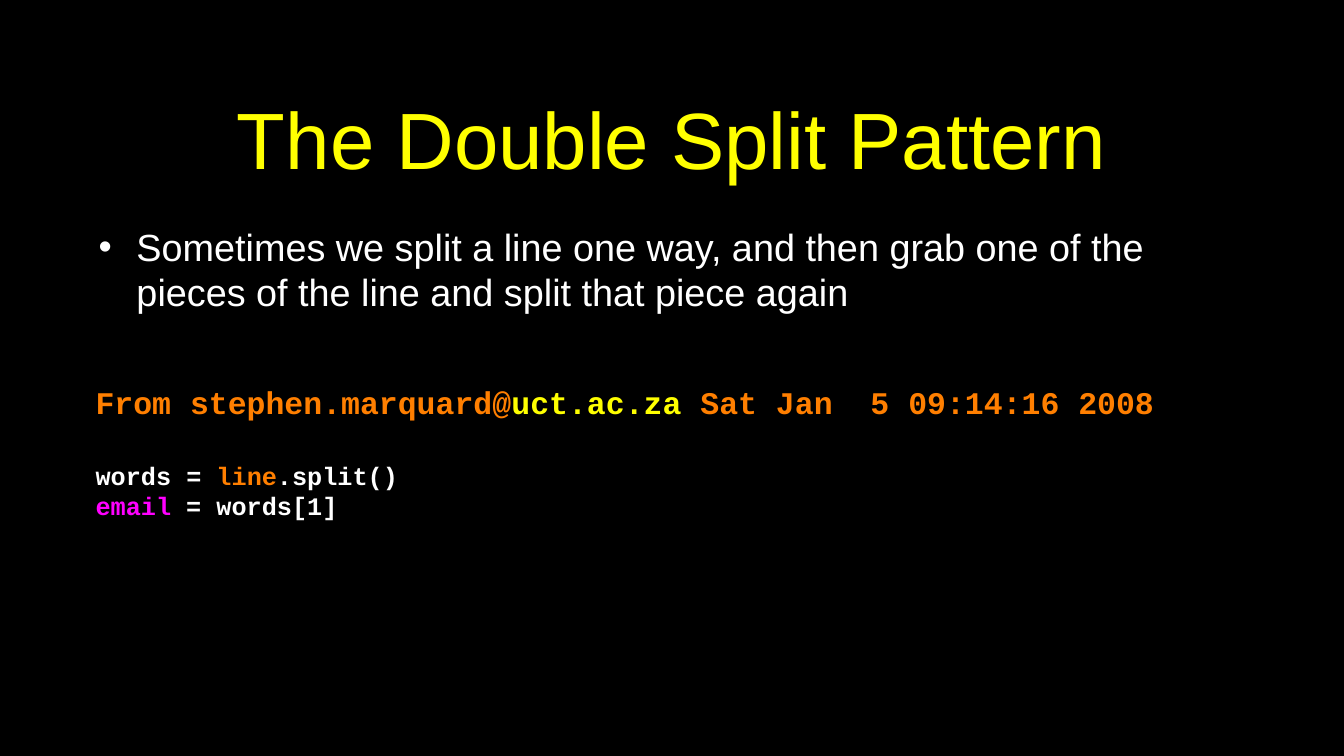
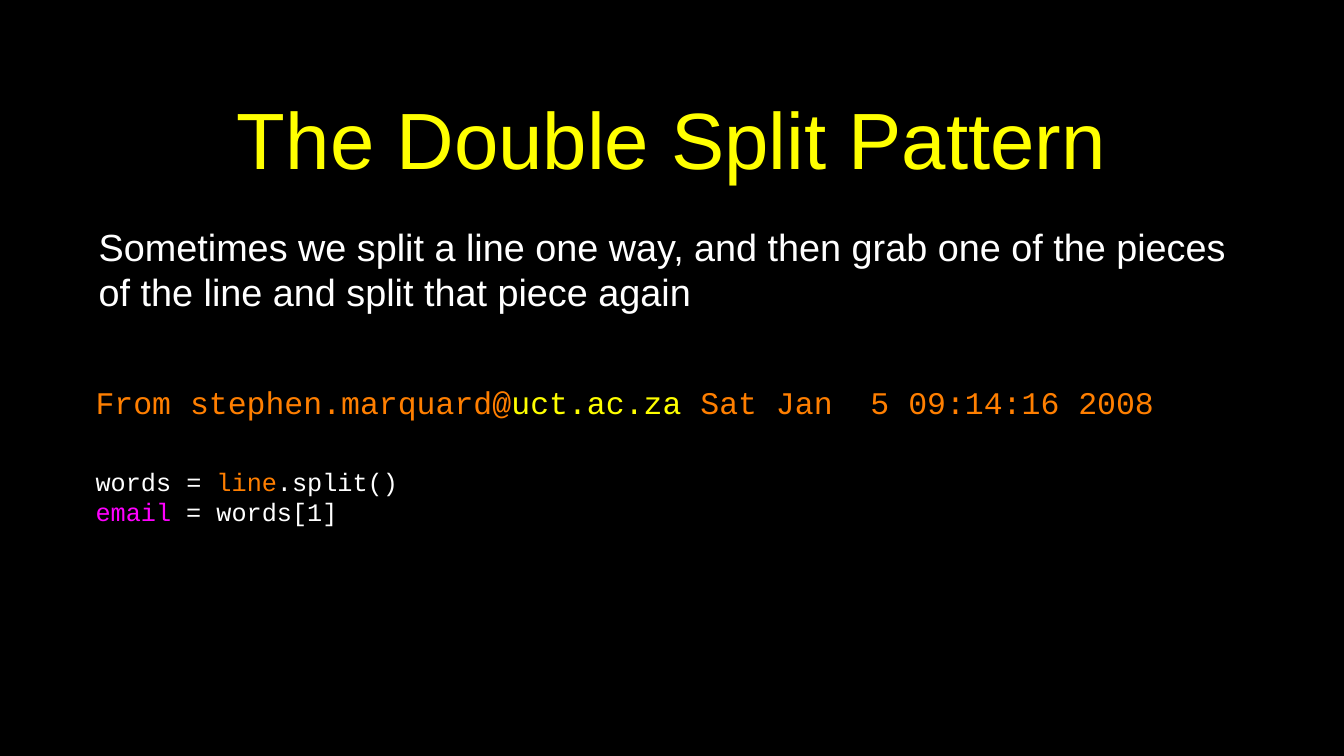
Before and after one commit to csev/py4e, a slide deck: slide 24 of lectures3/Pythonlearn-08-Lists.pptx. Drawn at 1344x756 pixels with LibreOffice and Linux fonts; fonts in the diff are those of the drawing. Boxes give left, top, right and bottom in pixels: in the first picture for what was removed or moved away, otherwise in the second. Text is boxed around its words. In the diff, an @@ line names an element or a change of style, - is before the commit and + after.

```diff
--- a/lectures3/Pythonlearn-08-Lists.pptx
+++ b/lectures3/Pythonlearn-08-Lists.pptx
@@ text "Sometimes we split a line ..." at <box>99,233,1225,313</box>: bullet • to none @@
@@ text "From stephen.marquard@uct.ac.za Sat Jan 5 ..." at <box>96,391,1154,421</box>: bold off @@
@@ text at <box>96,472,397,527</box>: bold off in "words = line.split()", "email = words[1]" @@
```
Also in this commit, not shown: 24 other slides changed, 2 other files.
